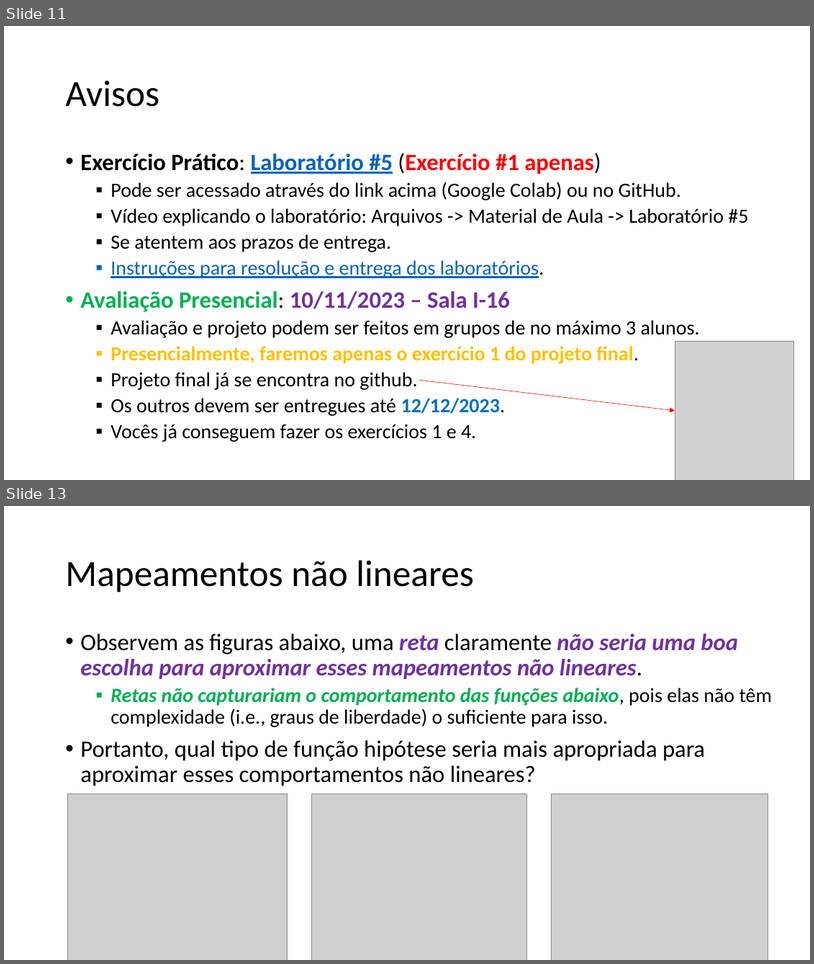
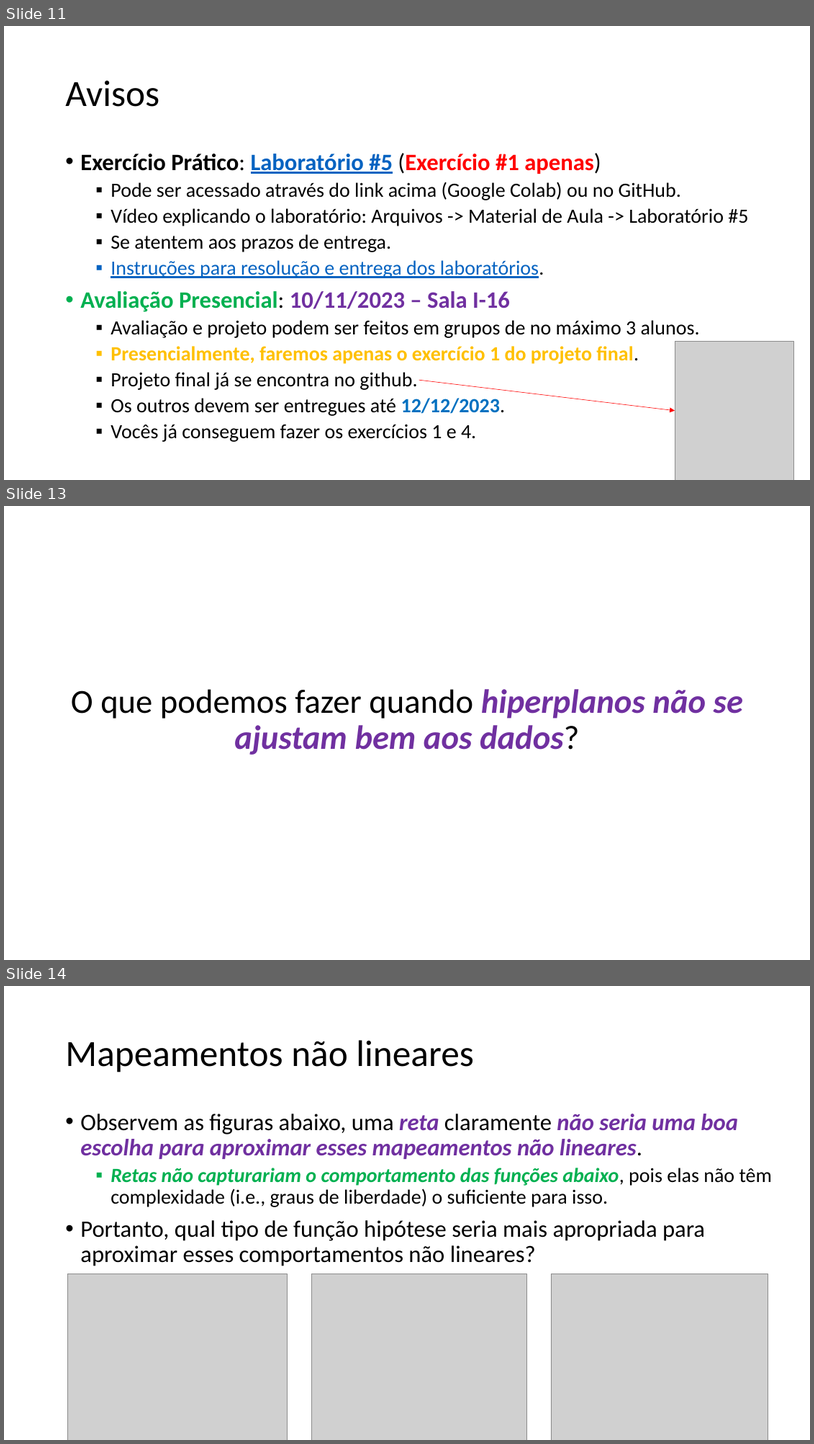
Before and after one commit to zz4fap/t319_aprendizado_de_maquina, a slide deck: slides/T319_Regressão_Linear (Parte IV).pptx. Shown one above the other, each under a label of ours: slides 11 and 13 before the commit, slides 11, 13 and 14 after it; the slides between them are not shown. The pictures are 814x964 and 814x1444 pixels, drawn with LibreOffice and Linux fonts; fonts in the diff are those of the drawing; grey boxes stand for pictures. Boxes give left, top, right and bottom in pixels: in the first picture for what was removed or moved away, otherwise in the second. Text is boxed around its words. In the diff, an @@ line names an element or a change of style, - is before the commit and + after.

```diff
--- a/slides/T319_Regressão_Linear (Parte IV).pptx
+++ b/slides/T319_Regressão_Linear (Parte IV).pptx
@@ slide 13 added at [4, 506, 810, 960], background #FFFFFF @@
@@ text added at [71, 689, 743, 754], 40 pt, text #7030A0, bold, italic @@
+O que podemos fazer quando hiperplanos não se ajustam bem aos dados?
@@ what was slide 13 is now slide 14 @@
```
Also in this commit, not shown: 1 slide changed, 1 other file.
